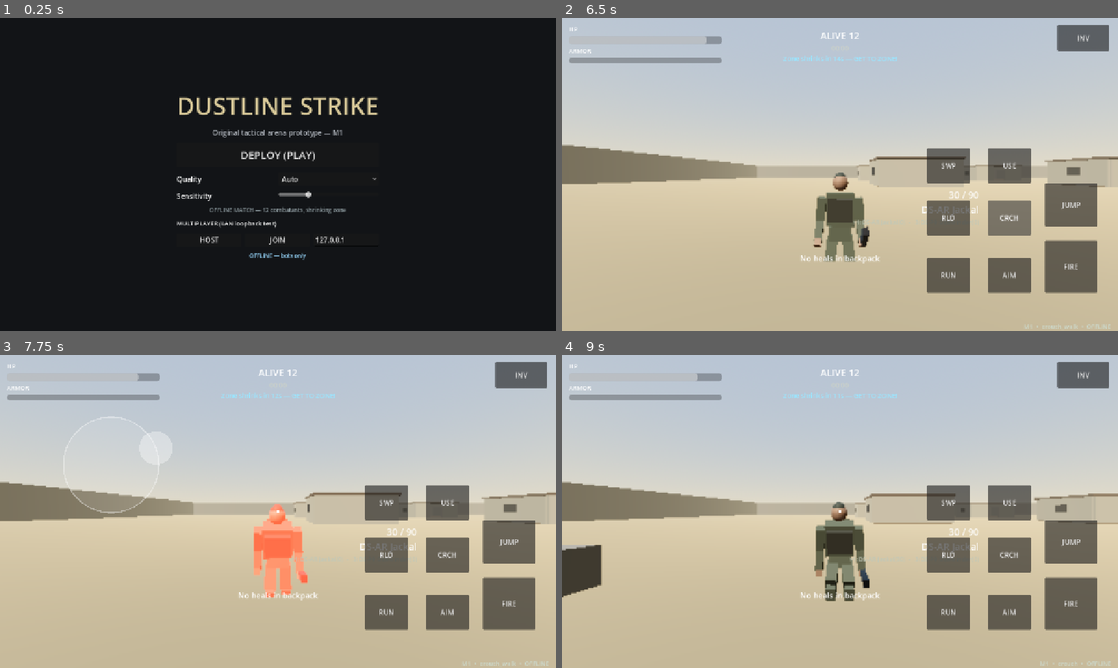
Above: before the commit, frames 1-4 (two rows, left to right).
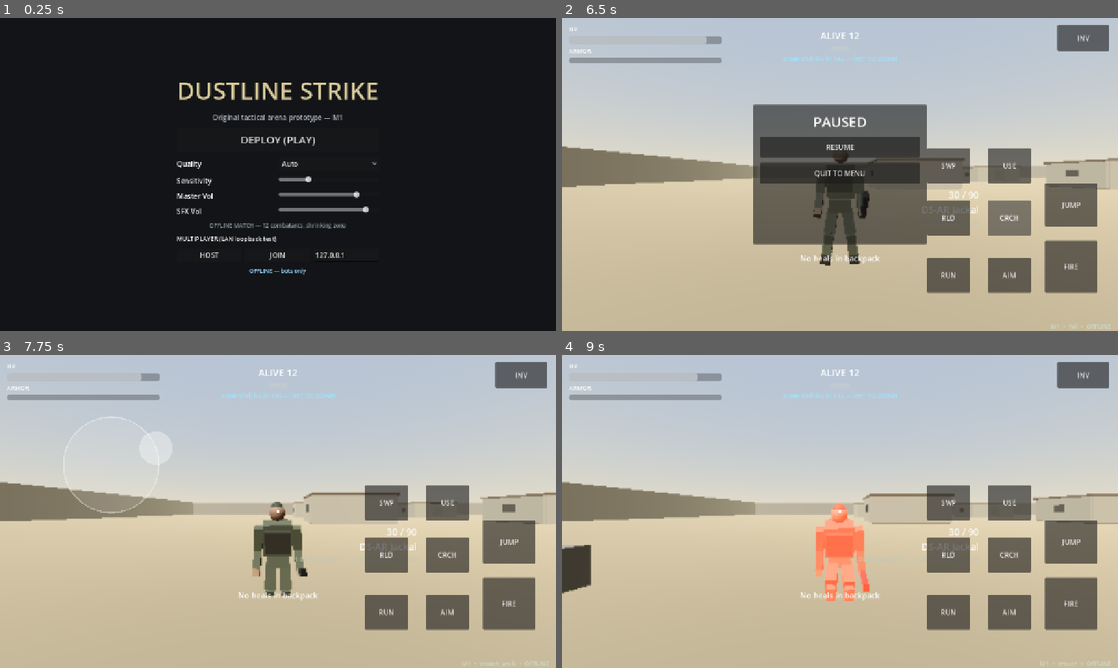
Above: after the commit, the same moments.

Repository: Srizvi786/New-repo
Game: Godot game, scene res://main/Main.tscn
Two runs of this game, one before a commit and one after it. Both use one fixed random seed, a clock stepped at 60 frames per second and the inputs below.
Inputs (mouse positions are in pixels of both pictures, inside the frame that each line leads up to):
- Up to frame 1 (0.25 s): no input
- Up to frame 2 (6.5 s): click "DEPLOY (PLAY)" at 0.5 s; tap Enter at 1.25 s; drag from (628, 265) to (895, 105) at 1.27 s; drag from (728, 190) to (812, 237) at 2.02 s; move the mouse to (895, 105) at 2.77 s; hold D (move_right) 2.78-3.5 s; hold H (heal) 2.78-3.5 s; tap C (crouch) at 2.85 s; click (895, 105) at 2.92 s; click "FIRE" at 3.5 s; click "AIM" at 4.25 s; drag from (812, 237) to (673, 127) at 5.02 s; move the mouse to (1006, 221) at 5.77 s; hold A (move_left) from 5.78 s (still down); hold H (heal) from 5.78 s (still down); click (1006, 221) at 5.92 s; tap Space (jump) at 6.02 s; tap Escape (pause) at 6.4 s
- Up to frame 3 (7.75 s): release A (move_left) at 6.5 s; release H (heal) at 6.5 s; click (278, 483) at 6.5 s, where only the run after the commit has a clickable "RESUME"; drag from (111, 464) to (194, 433) at 7.27 s
- Up to frame 4 (9 s): move the mouse to (867, 511) at 8.02 s; hold S (move_back) 8.03-8.75 s; hold H (heal) 8.03-8.75 s; tap 1 (slot_1) at 8.1 s; click (867, 511) at 8.17 s; drag from (756, 433) to (728, 527) at 8.77 s

The runs differ from the first frame. In frame 1, 4.5% of the frame differs, in the area x 31-68%, y 20-82%; in frame 2, 15%, in the area x 0-100%, y 27-100%; in frame 3, 2.1%; in frame 4, 2.6%.
Error in both runs: Invalid call. Nonexistent 'int' constructor. (res://src/weapons/WeaponInventory.gd:29)

Commit message:
feat: milestone 13 final polish pause menu audio settings and 1.0.0 release

Diff:
--- a/main/Main.gd
+++ b/main/Main.gd
@@ -33,6 +33,7 @@
 const RESULTS_SCENE := "res://src/ui/Results.tscn"
 
 func _ready() -> void:
+	add_to_group("main")
 	# Runtime helpers (kept out of the .tscn so Main.tscn stays trivial/robust).
 	var im_script: Script = load("res://src/input/InputManager.gd")
 	input_mgr = Node.new()
--- a/src/ui/HUD.gd
+++ b/src/ui/HUD.gd
@@ -18,6 +18,7 @@
 @onready var _panel: PanelContainer = $InvPanel
 @onready var _cap: Label = $InvPanel/Margin/InvBox/CapLabel
 @onready var _items_box: VBoxContainer = $InvPanel/Margin/InvBox/ItemsBox
+@onready var _pause: PanelContainer = $PausePanel
 
 var player: Node = null
 var weapon: Node = null
@@ -34,6 +35,8 @@
 	visible = true
 	_hit_t = 0.0
 	_panel.visible = false
+	_pause.visible = false
+	_connect_pause_buttons()
 	loot_mgr = get_tree().get_first_node_in_group("loot_manager")
 	if weapon and weapon.has_signal("hit_confirmed"):
 		if not weapon.is_connected("hit_confirmed", _on_hit_confirmed):
@@ -132,10 +135,37 @@
 func _input(event: InputEvent) -> void:
 	if not visible or player == null:
 		return
+	if event.is_action_pressed("pause") and bool(player.get("alive")):
+		toggle_pause()
+		return
+	if get_tree().paused:
+		return
 	if event.is_action_pressed("inventory"):
 		toggle_inventory()
 	elif event.is_action_pressed("heal"):
 		_quick_heal()
+
+func toggle_pause() -> void:
+	var p := not get_tree().paused
+	get_tree().paused = p
+	_pause.visible = p
+	_panel.visible = false
+	if p:
+		Input.mouse_mode = Input.MOUSE_MODE_VISIBLE
+
+func _connect_pause_buttons() -> void:
+	var rb: Button = $PausePanel/Margin/VBox/ResumeBtn
+	var mb: Button = $PausePanel/Margin/VBox/MenuBtn
+	if not rb.is_connected("pressed", toggle_pause):
+		rb.pressed.connect(toggle_pause)
+	if not mb.is_connected("pressed", _on_quit_menu):
+		mb.pressed.connect(_on_quit_menu)
+
+func _on_quit_menu() -> void:
+	get_tree().paused = false
+	var m = get_tree().get_first_node_in_group("main")
+	if m:
+		m.call("_to_menu")
 
 func _quick_heal() -> void:
 	# First bandage/medkit stack found.
--- a/src/ui/HUD.tscn
+++ b/src/ui/HUD.tscn
@@ -206,3 +206,45 @@
 theme_override_font_sizes/font_size=13
 theme_override_colors/font_color=Color(0.6, 0.62, 0.6, 1)
 text="INV / I to close - H quick-heals bandage"
+
+[node name="PausePanel" type="PanelContainer" parent="."]
+process_mode=3
+visible=false
+layout_mode=1
+anchor_left=0.5
+anchor_top=0.5
+anchor_right=0.5
+anchor_bottom=0.5
+offset_left=-200.0
+offset_top=-160.0
+offset_right=200.0
+offset_bottom=160.0
+grow_horizontal=2
+grow_vertical=2
+
+[node name="Margin" type="MarginContainer" parent="PausePanel"]
+layout_mode=2
+theme_override_constants/margin_left=16
+theme_override_constants/margin_top=16
+theme_override_constants/margin_right=16
+theme_override_constants/margin_bottom=16
+
+[node name="VBox" type="VBoxContainer" parent="PausePanel/Margin"]
+layout_mode=2
+theme_override_constants/separation=12
+
+[node name="Title" type="Label" parent="PausePanel/Margin/VBox"]
+layout_mode=2
+theme_override_font_sizes/font_size=32
+text="PAUSED"
+horizontal_alignment=1
+
+[node name="ResumeBtn" type="Button" parent="PausePanel/Margin/VBox"]
+layout_mode=2
+custom_minimum_size=Vector2(0, 48)
+text="RESUME"
+
+[node name="MenuBtn" type="Button" parent="PausePanel/Margin/VBox"]
+layout_mode=2
+custom_minimum_size=Vector2(0, 48)
+text="QUIT TO MENU"
--- a/src/ui/MainMenu.gd
+++ b/src/ui/MainMenu.gd
@@ -23,6 +23,12 @@
 		sens = float(get_node("/root/SaveSystem").get("sensitivity"))
 	_quality.select({"auto": 0, "low": 1, "medium": 2, "high": 3}.get(preset, 0))
 	_sens.value = sens
+	if has_node("/root/SaveSystem"):
+		var sv0 := get_node("/root/SaveSystem")
+		$Panel/VBox/MasterRow/MasterSlider.value = float(sv0.get("master_volume"))
+		$Panel/VBox/SFXRow/SFXSlider.value = float(sv0.get("sfx_volume"))
+	$Panel/VBox/MasterRow/MasterSlider.value_changed.connect(_on_vol.bind("master_volume", "master"))
+	$Panel/VBox/SFXRow/SFXSlider.value_changed.connect(_on_vol.bind("sfx_volume", "sfx"))
 	_status.text = "OFFLINE MATCH — 12 combatants, shrinking zone"
 	$Panel/VBox/PlayButton.pressed.connect(_on_play)
 	$Panel/VBox/NetRow/HostBtn.pressed.connect(func() -> void: emit_signal("host_requested"))
@@ -67,3 +73,12 @@
 		var sv := get_node("/root/SaveSystem")
 		sv.set("sensitivity", v)
 		sv.call("save_settings")
+
+func _on_vol(v: float, key: String, _bus: String) -> void:
+	if has_node("/root/SaveSystem"):
+		var sv := get_node("/root/SaveSystem")
+		sv.set(key, v)
+		sv.call("save_settings")
+	if has_node("/root/AudioManager"):
+		get_node("/root/AudioManager").call("apply_volumes")
+		get_node("/root/AudioManager").call("play_ui")
--- a/src/ui/MainMenu.tscn
+++ b/src/ui/MainMenu.tscn
@@ -81,6 +81,38 @@
 step=0.05
 value=1.0
 
+[node name="MasterRow" type="HBoxContainer" parent="Panel/VBox"]
+layout_mode=2
+
+[node name="MasterLabel" type="Label" parent="Panel/VBox/MasterRow"]
+layout_mode=2
+size_flags_horizontal=3
+text="Master Vol"
+
+[node name="MasterSlider" type="HSlider" parent="Panel/VBox/MasterRow"]
+layout_mode=2
+size_flags_horizontal=3
+min_value=0.0
+max_value=1.0
+step=0.05
+value=0.8
+
+[node name="SFXRow" type="HBoxContainer" parent="Panel/VBox"]
+layout_mode=2
+
+[node name="SFXLabel" type="Label" parent="Panel/VBox/SFXRow"]
+layout_mode=2
+size_flags_horizontal=3
+text="SFX Vol"
+
+[node name="SFXSlider" type="HSlider" parent="Panel/VBox/SFXRow"]
+layout_mode=2
+size_flags_horizontal=3
+min_value=0.0
+max_value=1.0
+step=0.05
+value=0.9
+
 [node name="StatusLabel" type="Label" parent="Panel/VBox"]
 layout_mode=2
 theme_override_font_sizes/font_size=13
Not shown, changed: export_presets.cfg
Not shown, changed: README.md
Not shown, changed: docs/architecture.md
Not shown, changed: tests/test_project_structure.py
